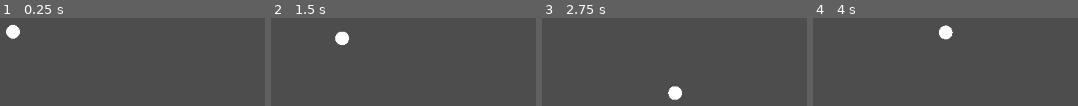
Above: before the commit, frames 1-4 (left to right).
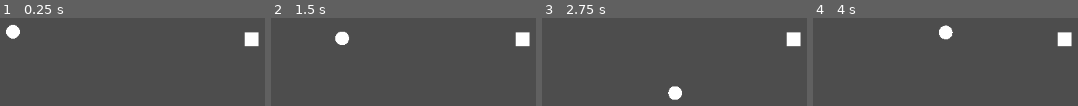
Above: after the commit, the same moments.

Repository: EggnogPlus/Ballistic
Game: Godot game, scene res://Scenes/level.tscn
Two runs of this game, one before a commit and one after it. Both use one fixed random seed, a clock stepped at 60 frames per second and the inputs below. This scene is started directly instead of the project's main scene.
Inputs:
- Up to frame 1 (0.25 s): no input
- Up to frame 2 (1.5 s): tap Enter at 0.5 s; hold Right (ui_right) 0.53-1.28 s; hold Down (ui_down) from 1.28 s (still down)
- Up to frame 3 (2.75 s): release Down (ui_down) at 2.03 s; hold Right (ui_right) from 2.03 s (still down)
- Up to frame 4 (4 s): release Right (ui_right) at 2.78 s; hold Up (ui_up) 2.78-3.53 s; hold Left (ui_left) from 3.53 s (still down)

The runs differ from the first frame. In frame 1, 1.0% of the frame differs, in the area x 92-98%, y 15-33%; in frame 2, 1.0%; in frame 3, 1.0%; in frame 4, 1.0%.
Error after the commit: Invalid assignment of property or key 'offset' with value of type 'int' on a base object of type 'null instance'. (res://scripts/enemy.gd:23)

Commit message:
Enemy implementing
attempting to add enemy and detection radius -> move towards player

Diff:
--- a/Scenes/ball.tscn
+++ b/Scenes/ball.tscn
@@ -6,7 +6,7 @@
 
 [sub_resource type="SphereMesh" id="SphereMesh_i8l8r"]
 
-[node name="CharacterBody2D" type="CharacterBody2D"]
+[node name="ball" type="CharacterBody2D"]
 position = Vector2(54, 0)
 script = ExtResource("1_oxypw")
 
--- /dev/null
+++ b/Scenes/enemy.tscn
@@ -0,0 +1,36 @@
+[gd_scene load_steps=7 format=3 uid="uid://ctxiuyo1qqujh"]
+
+[ext_resource type="Script" path="res://scripts/enemy.gd" id="1_p355u"]
+[ext_resource type="Script" path="res://scripts/detectPlayer.gd" id="2_u4mf7"]
+
+[sub_resource type="RectangleShape2D" id="RectangleShape2D_efsx1"]
+
+[sub_resource type="CircleShape2D" id="CircleShape2D_rgqgn"]
+radius = 215.021
+
+[sub_resource type="Curve2D" id="Curve2D_e786e"]
+
+[sub_resource type="QuadMesh" id="QuadMesh_up2so"]
+
+[node name="Enemy" type="CharacterBody2D"]
+script = ExtResource("1_p355u")
+
+[node name="Sprite2D" type="Sprite2D" parent="."]
+
+[node name="CollisionShape2D" type="CollisionShape2D" parent="."]
+shape = SubResource("RectangleShape2D_efsx1")
+
+[node name="Area2D" type="Area2D" parent="."]
+script = ExtResource("2_u4mf7")
+
+[node name="CollisionShape2D" type="CollisionShape2D" parent="Area2D"]
+shape = SubResource("CircleShape2D_rgqgn")
+
+[node name="Path2D" type="Path2D" parent="."]
+curve = SubResource("Curve2D_e786e")
+
+[node name="PathFollow2D" type="PathFollow2D" parent="Path2D"]
+
+[node name="MeshInstance2D" type="MeshInstance2D" parent="."]
+scale = Vector2(19.8527, 19.8676)
+mesh = SubResource("QuadMesh_up2so")
--- a/Scenes/level.tscn
+++ b/Scenes/level.tscn
@@ -1,6 +1,7 @@
-[gd_scene load_steps=2 format=3 uid="uid://bmgxsvwcpisca"]
+[gd_scene load_steps=3 format=3 uid="uid://bmgxsvwcpisca"]
 
 [ext_resource type="PackedScene" uid="uid://braj8e5h444ub" path="res://Scenes/ball.tscn" id="1_rrr6d"]
+[ext_resource type="PackedScene" uid="uid://ctxiuyo1qqujh" path="res://Scenes/enemy.tscn" id="2_tg4xs"]
 
 [node name="Level" type="Node2D"]
 
@@ -8,5 +9,8 @@
 position = Vector2(489, 732)
 scale = Vector2(21.3281, 12.4062)
 
-[node name="CharacterBody2D" parent="." instance=ExtResource("1_rrr6d")]
+[node name="ball" parent="." instance=ExtResource("1_rrr6d")]
 position = Vector2(483, 307)
+
+[node name="Enemy" parent="." instance=ExtResource("2_tg4xs")]
+position = Vector2(827, 318)
--- /dev/null
+++ b/scripts/detectPlayer.gd
@@ -0,0 +1,9 @@
+extends Area2D
+
+# Signal for detecting the player
+signal player_detected(player)
+
+# Called when another object enters the detection area
+func _on_Area2D_area_entered(area):
+	if area.is_in_group("player"):  # Ensure that you have a "player" group set for the player
+		emit_signal("player_detected", area)
--- /dev/null
+++ b/scripts/enemy.gd
@@ -0,0 +1,30 @@
+extends CharacterBody2D
+
+# Variables
+var speed = 100
+var target_player = null
+var path_follow : PathFollow2D
+var detection_radius : Area2D
+
+# Signal callback for when player is detected
+func _on_player_detected(player):
+	target_player = player  # Set the detected player as the target
+	print("Player detected: " + str(player))
+
+# Called when the node enters the scene tree
+func _ready():
+	path_follow = $PathFollow2D
+	detection_radius = $Area2D
+
+	# Use the proper connect syntax in Godot 4
+	detection_radius.player_detected.connect(_on_player_detected)
+
+	# Initially, stop the enemy from moving along the path
+	path_follow.offset = 0  # Or stop any ongoing movement
+
+# Update the enemy every frame
+func _process(delta):
+	if target_player != null:
+		var direction = (target_player.position - position).normalized()
+		velocity = direction * speed
+		move_and_slide()
